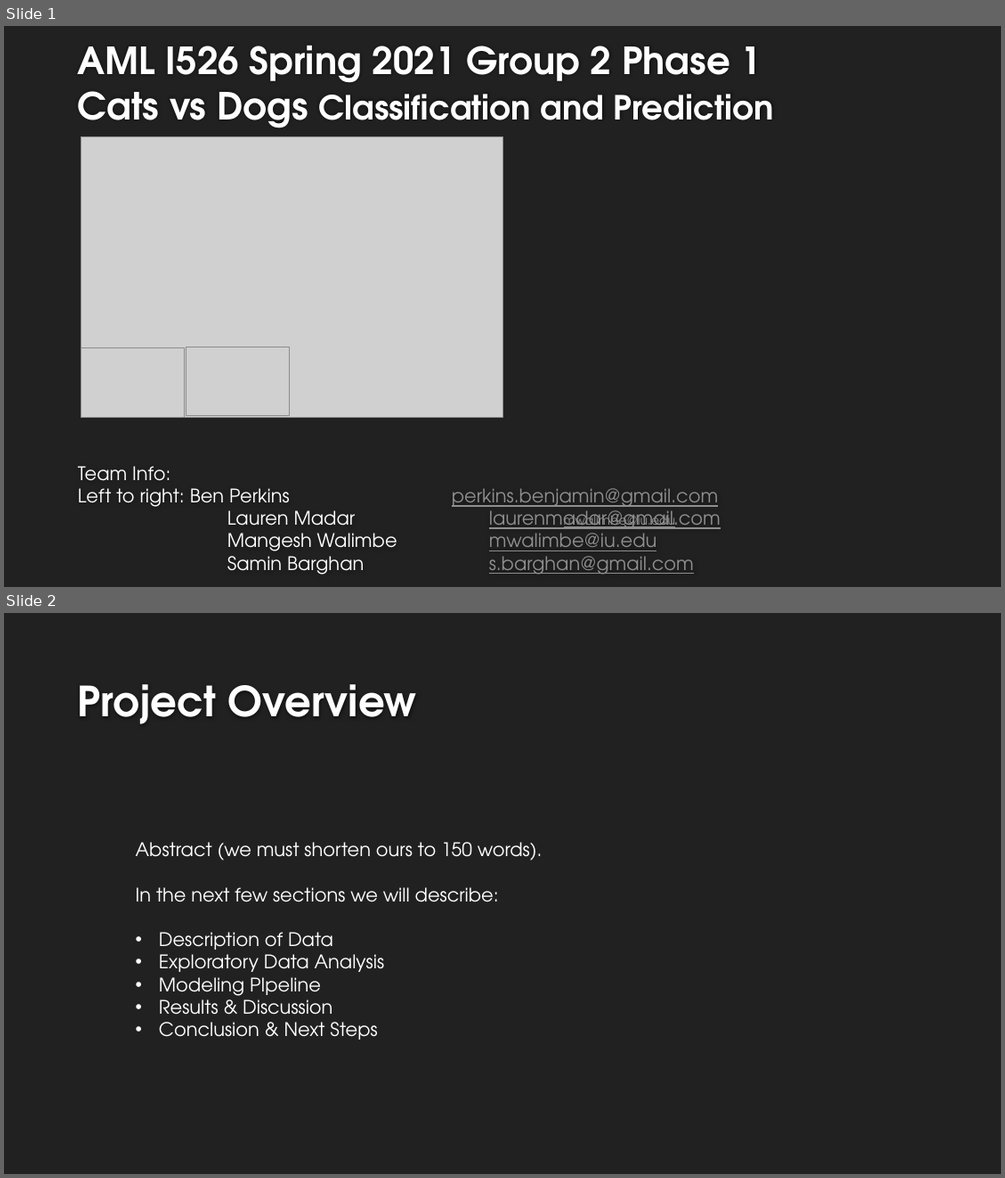
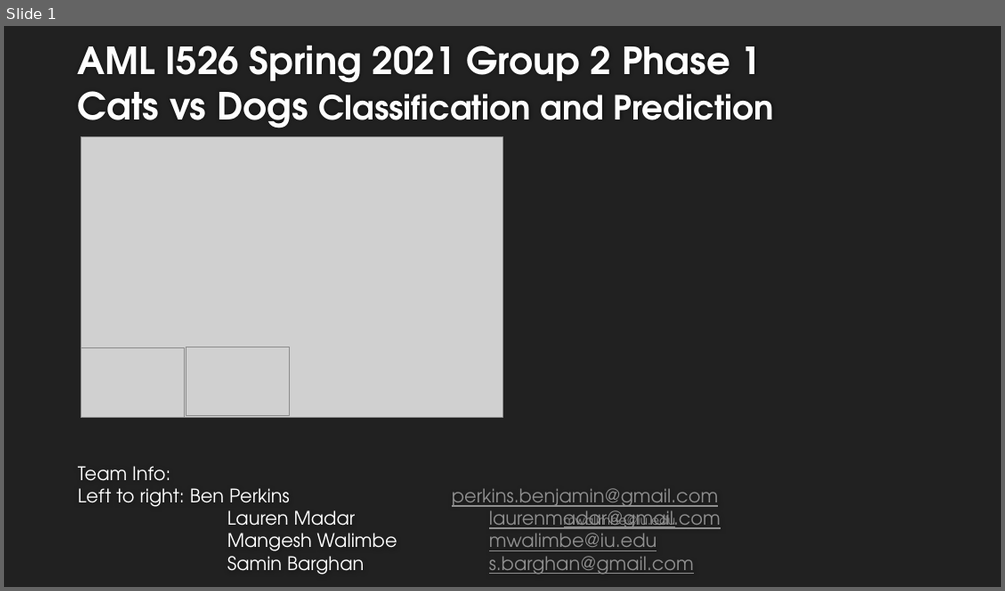
Before and after one commit to LaurenMadar/AML-finalgroup2, a slide deck: other/Group2_Phase1.pptx. Shown one above the other, each under a label of ours: slides 1 and 2 before the commit, slide 1 after it. The pictures are 1005x1178 and 1005x591 pixels, drawn with LibreOffice and Linux fonts; fonts in the diff are those of the drawing; grey boxes stand for pictures; background and template pictures are left out. Boxes give left, top, right and bottom in pixels: in the first picture for what was removed or moved away, otherwise in the second. Text is boxed around its words. In the diff, an @@ line names an element or a change of style, - is before the commit and + after.

```diff
--- a/other/Group2_Phase1.pptx
+++ b/other/Group2_Phase1.pptx
@@ slide 2 removed at box(4, 613, 1001, 1174), background #212121 @@
@@ title removed at box(78, 684, 418, 724) @@
-Project Overview
@@ text removed at box(136, 842, 542, 1039) @@
-Abstract (we must shorten ours to 150 words).
-In the next few sections we will describe:
-• Description of Data
-• Exploratory Data Analysis
-• Modeling PIpeline
-• Results & Discussion
-• Conclusion & Next Steps
```
Also in this commit, not shown: 6 slides changed, 3 slides added.
